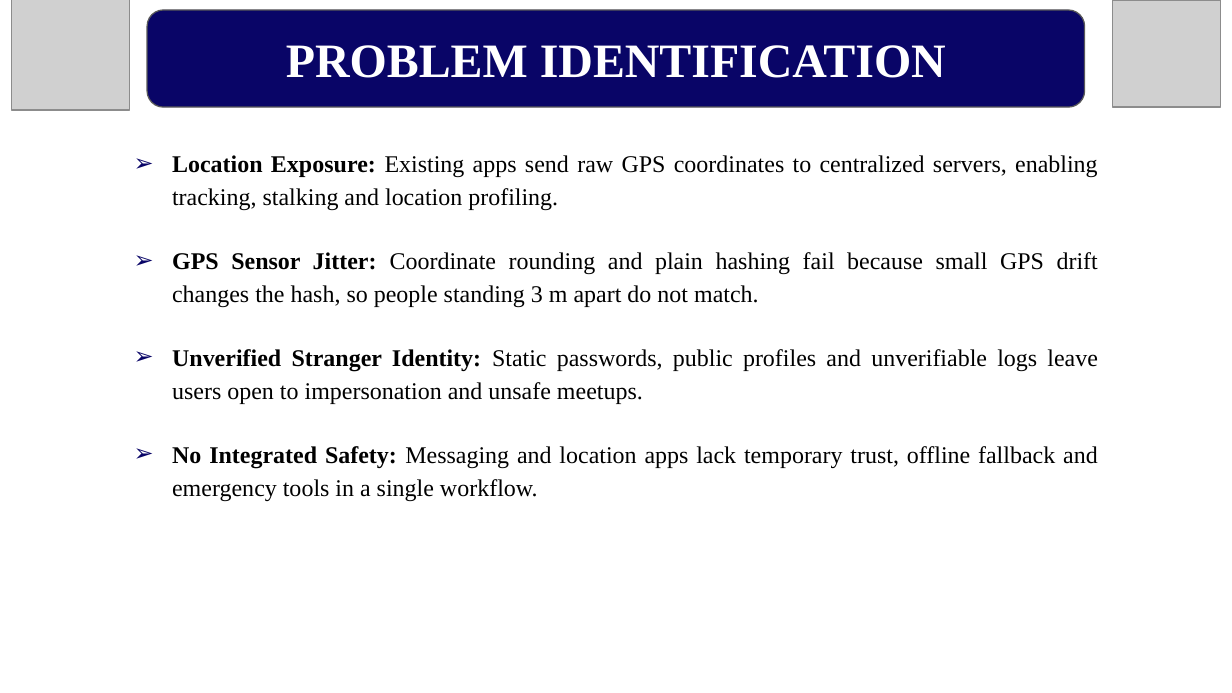
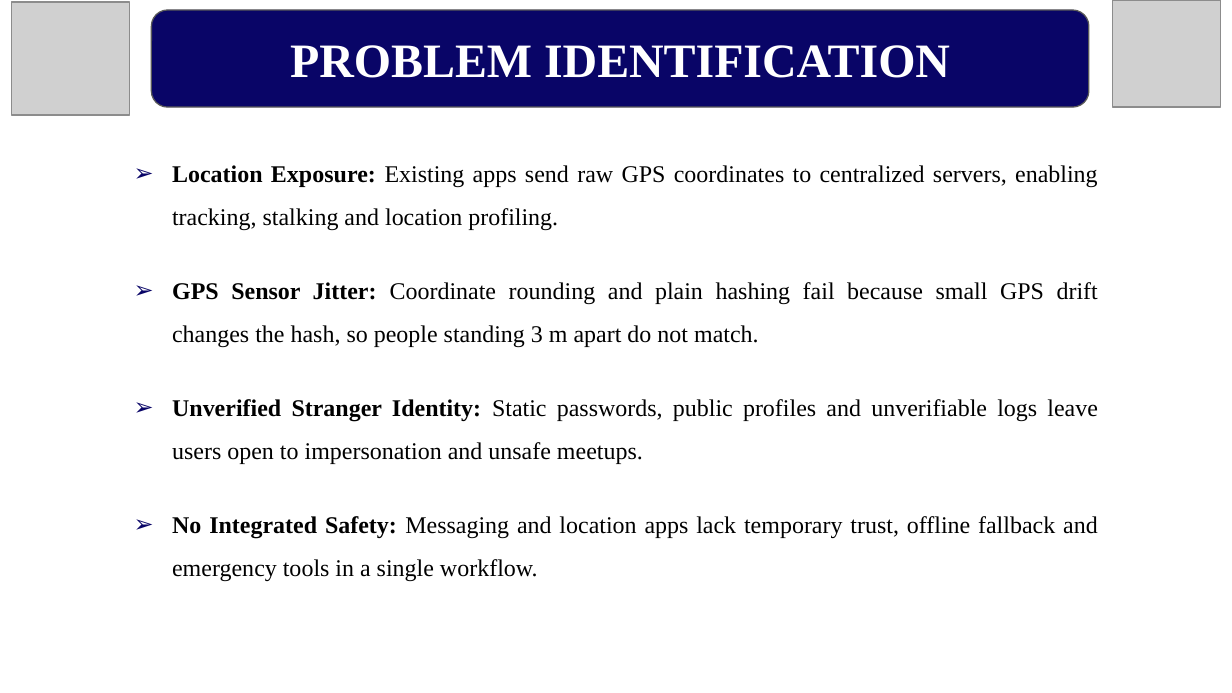
Before and after one commit to TheOrionGD/Connify-APP, a slide deck: slide 3 of docs/reports/Connify_Presentation.pptx. Drawn at 1232x693 pixels with LibreOffice and Linux fonts; fonts in the diff are those of the drawing; grey boxes stand for pictures. Boxes give left, top, right and bottom in pixels: in the first picture for what was removed or moved away, otherwise in the second. Text is boxed around its words. In the diff, an @@ line names an element or a change of style, - is before the commit and + after.

```diff
--- a/docs/reports/Connify_Presentation.pptx
+++ b/docs/reports/Connify_Presentation.pptx
@@ picture: place and size @@
-picture at (12,0,131,111)
+picture at (12,2,131,116)
@@ rounded rectangle "PROBLEM IDENTIFICATION": place and size @@
-rounded rectangle "PROBLEM IDENTIFICATION" at (147,10,1084,107)
+rounded rectangle "PROBLEM IDENTIFICATION" at (152,10,1089,107)
@@ text "Location Exposure: Existing apps send ..." at (172,165,1098,581): line spacing 1.15 to 1.5 @@
```
Also in this commit, not shown: 18 other slides changed, 1 other file.
